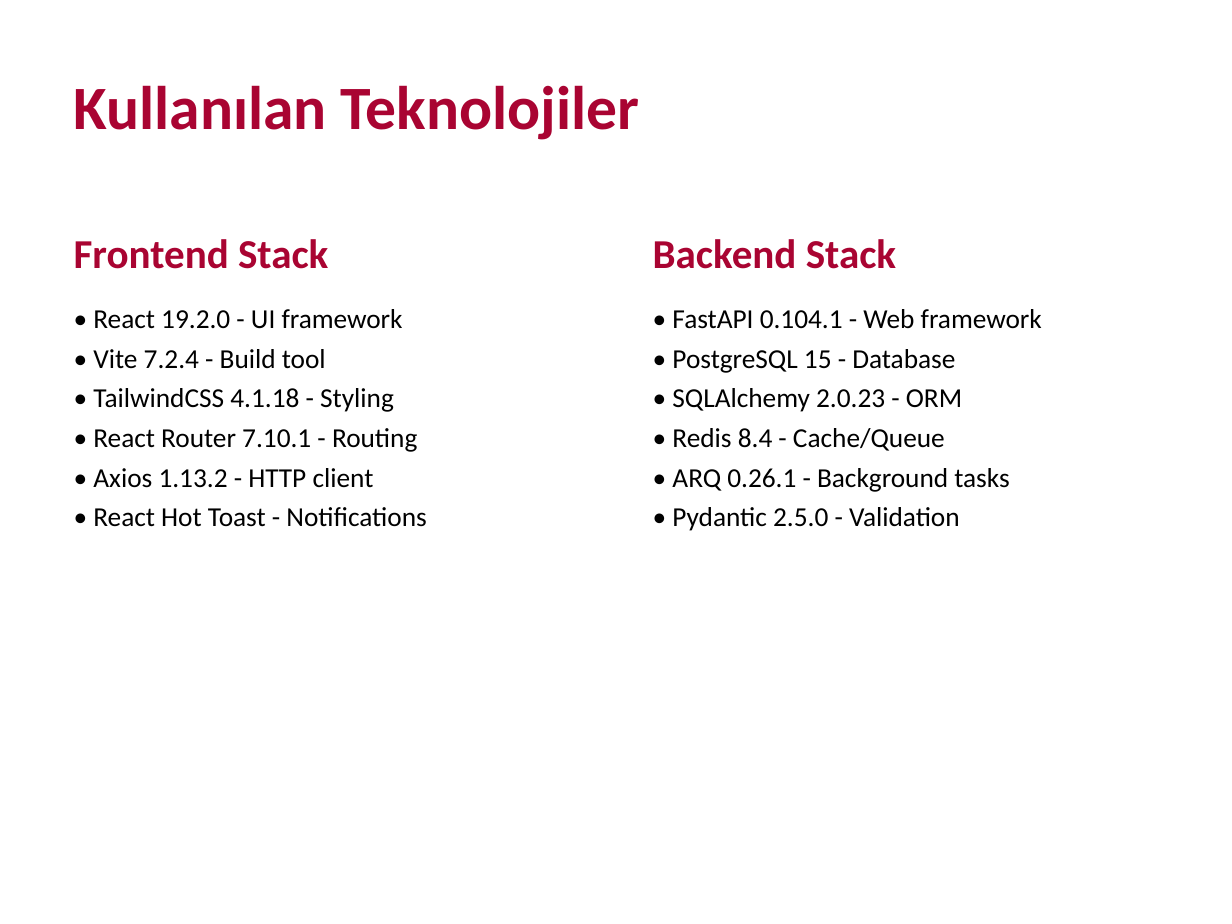
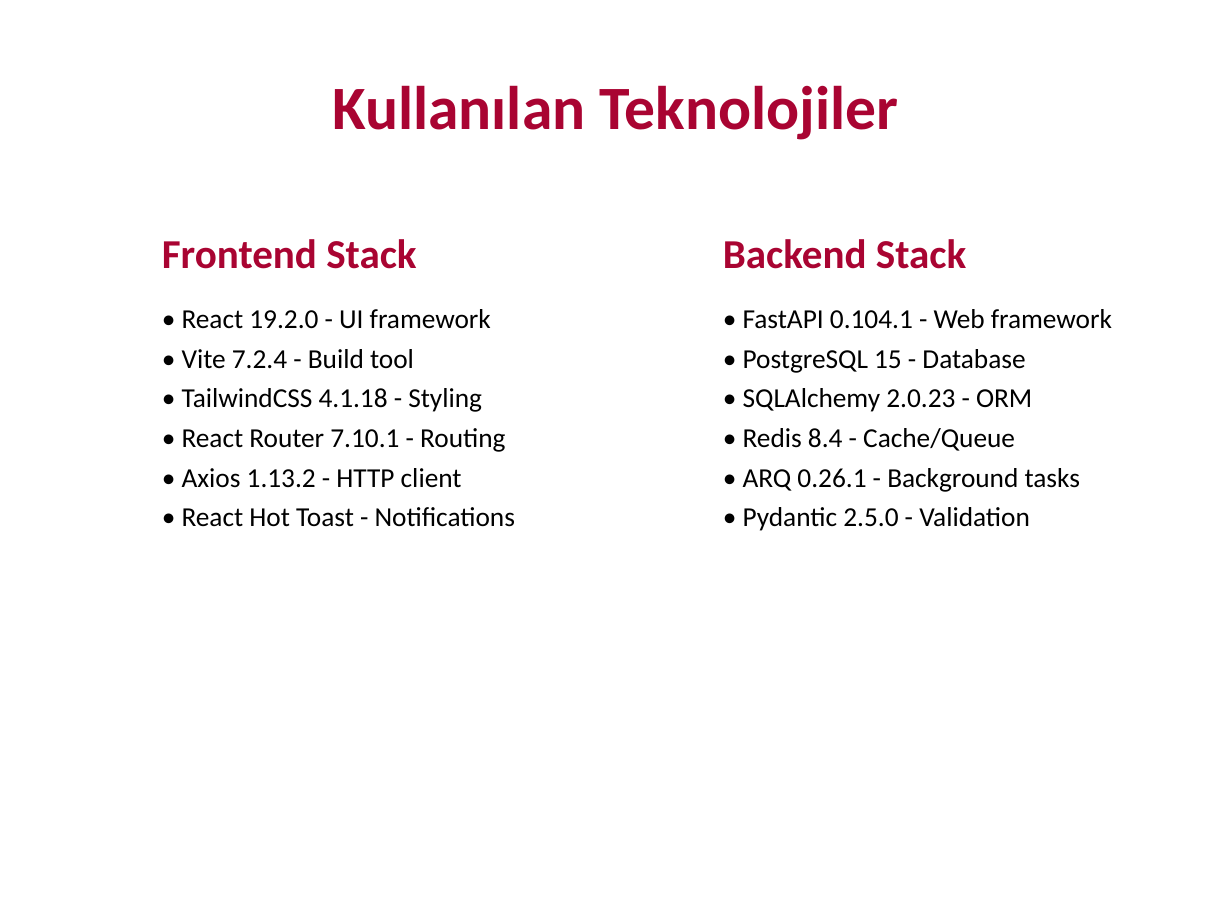
Before and after one commit to hamzayakar/GsuNET, a slide deck: slide 5 of yeni_sunum/GSUNET_Final_Presentation.pptx. Drawn at 1232x924 pixels with LibreOffice and Linux fonts; fonts in the diff are those of the drawing. Boxes give left, top, right and bottom in pixels: in the first picture for what was removed or moved away, otherwise in the second. Text is boxed around its words. In the diff, an @@ line names an element or a change of style, - is before the commit and + after.

```diff
--- a/yeni_sunum/GSUNET_Final_Presentation.pptx
+++ b/yeni_sunum/GSUNET_Final_Presentation.pptx
@@ text "Kullanılan Teknolojiler": place and size @@
-text "Kullanılan Teknolojiler" at <box>74,85,640,140</box>
+text "Kullanılan Teknolojiler" at <box>332,85,898,140</box>
@@ text "Frontend Stack": place and size @@
-text "Frontend Stack" at <box>74,239,426,527</box>
+text "Frontend Stack" at <box>162,239,515,527</box>
@@ text "Backend Stack": place and size @@
-text "Backend Stack" at <box>653,239,1042,531</box>
+text "Backend Stack" at <box>723,239,1112,531</box>
```
Also in this commit, not shown: 11 other slides changed.
